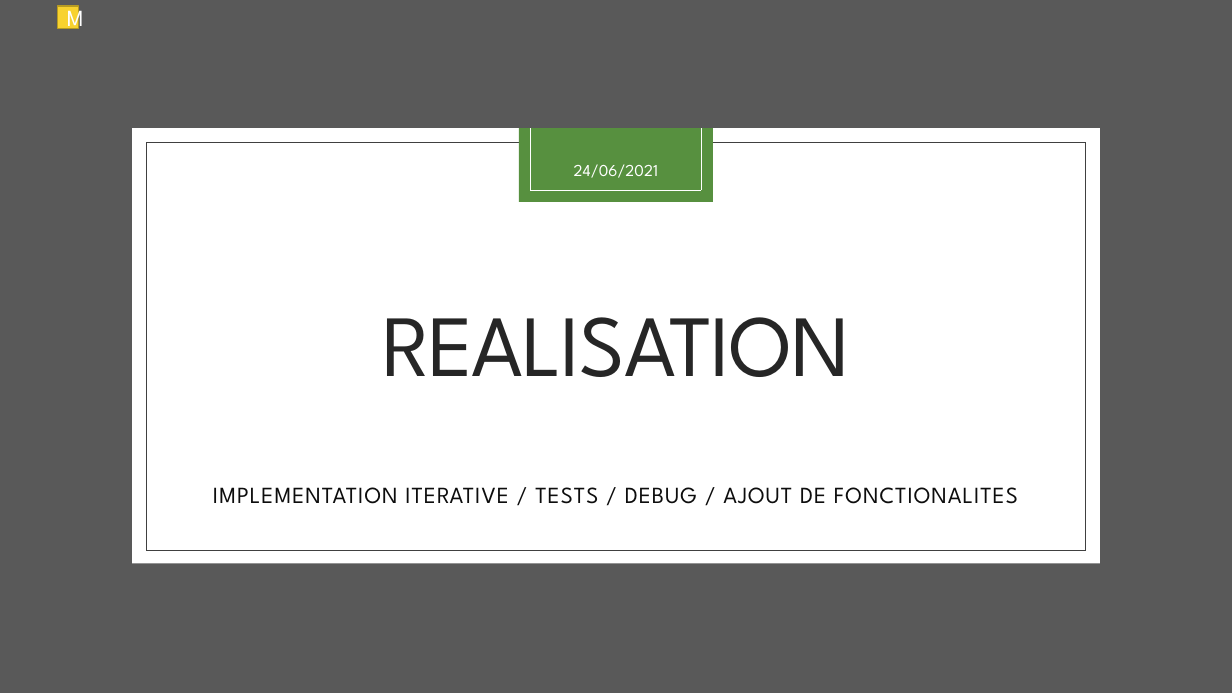
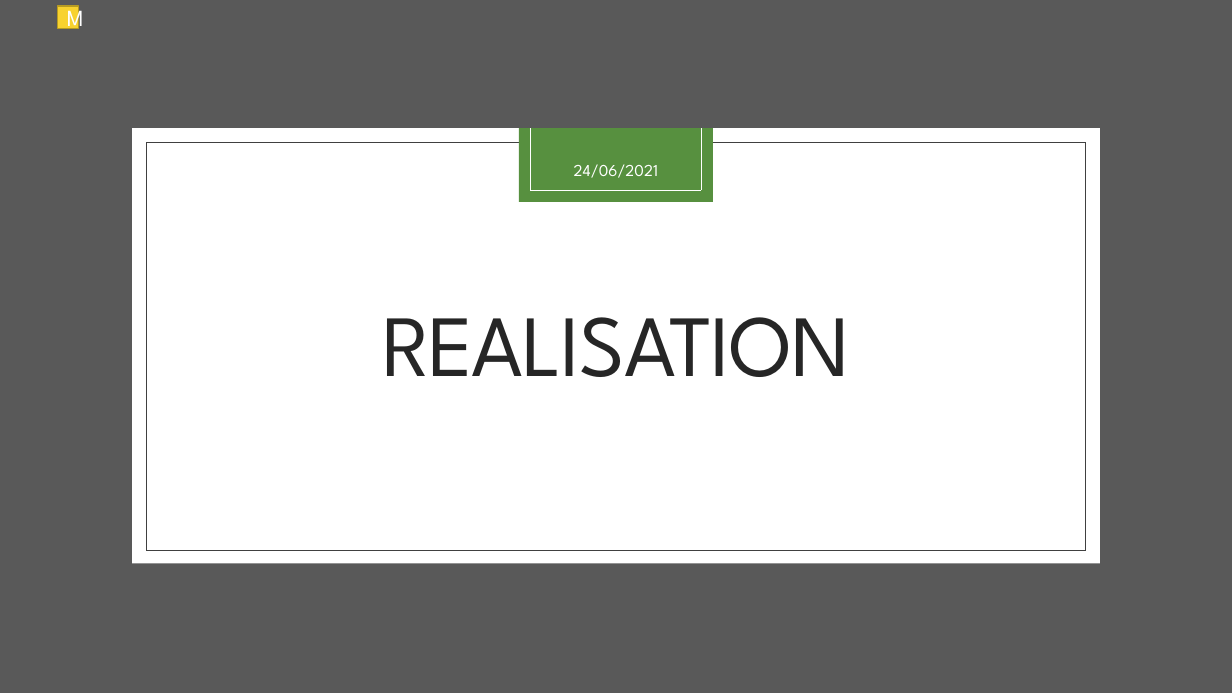
Before and after one commit to aiekick/ProjectStationMeteo, a slide deck: slide 19 of doc/StationMeteo_Soutenance_Stephane.pptx. Drawn at 1232x693 pixels with LibreOffice and Linux fonts; fonts in the diff are those of the drawing. Boxes give left, top, right and bottom in pixels: in the first picture for what was removed or moved away, otherwise in the second. Text is boxed around its words. In the diff, an @@ line names an element or a change of style, - is before the commit and + after.

```diff
--- a/doc/StationMeteo_Soutenance_Stephane.pptx
+++ b/doc/StationMeteo_Soutenance_Stephane.pptx
@@ subtitle removed at [213,487,1018,504] @@
-IMPLEMENTATION ITERATIVE / TESTS / DEBUG / AJOUT DE FONCTIONALITES
```
Also in this commit, not shown: 14 other slides changed, 1 slide removed.
